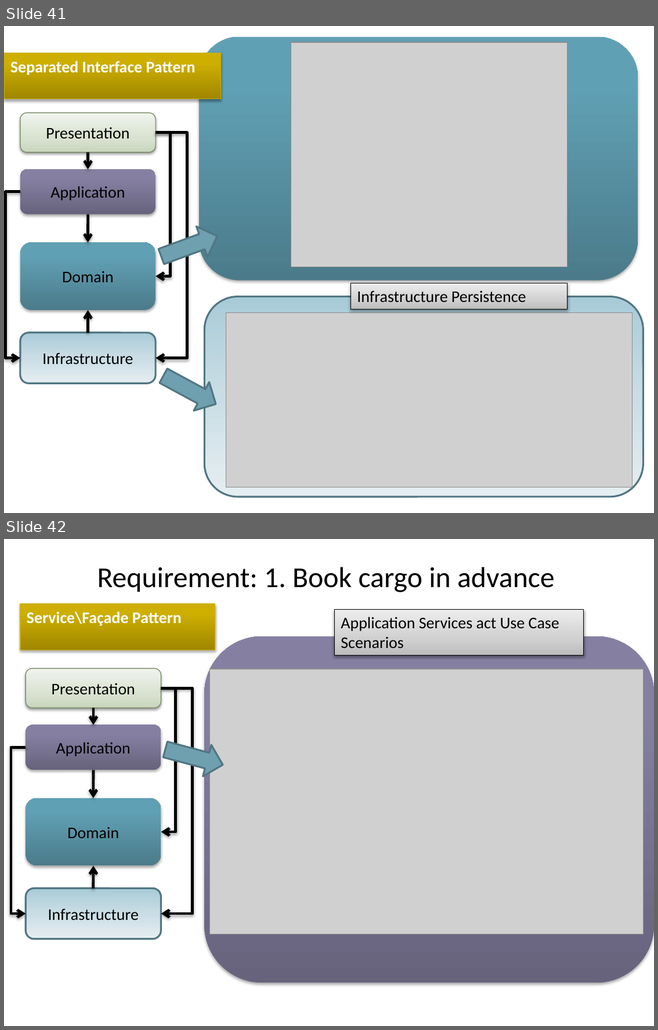
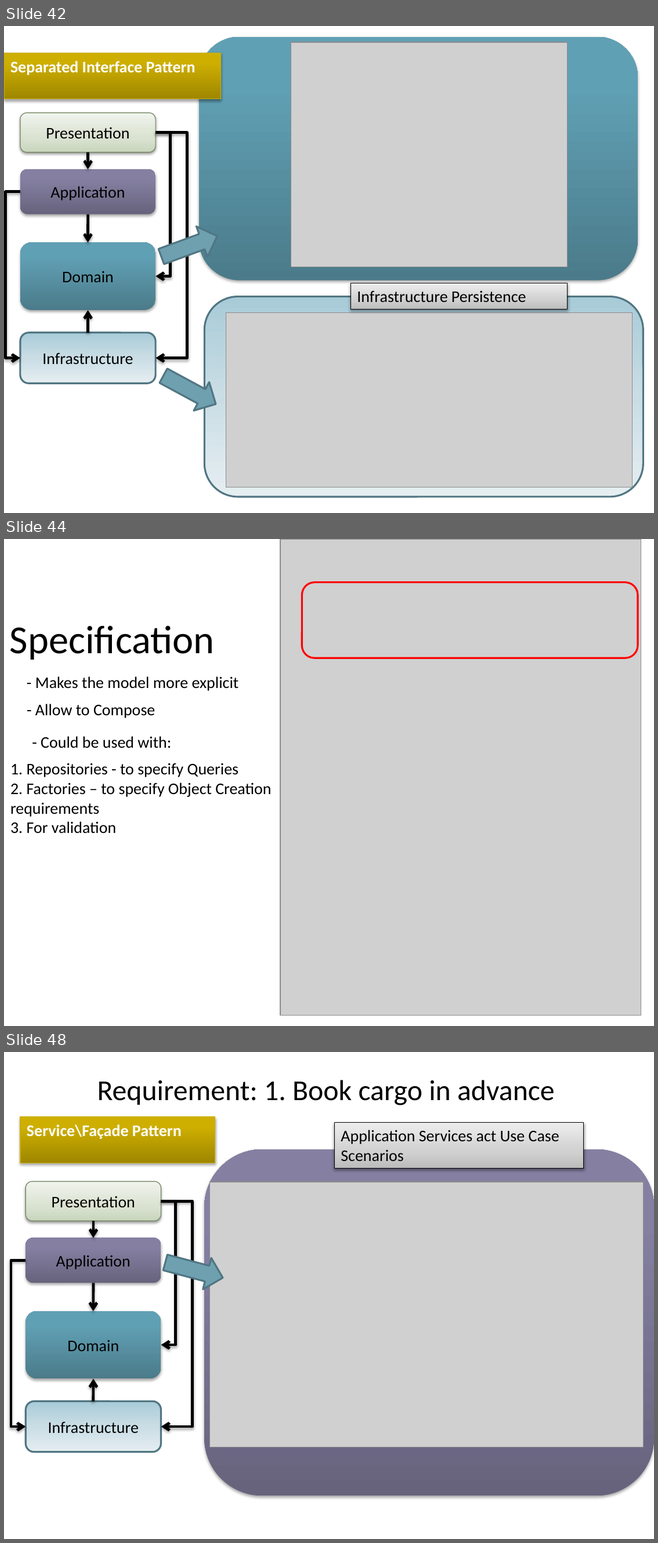
Before and after one commit to arturtv/dddpresentation, a slide deck: Domain-DrivenDesign.A.Trosin.pptx. Shown one above the other, each under a label of ours: slides 41 and 42 before the commit, slides 42, 44 and 48 after it; the slides between them are not shown. The pictures are 658x1030 and 658x1543 pixels, drawn with LibreOffice and Linux fonts; fonts in the diff are those of the drawing; grey boxes stand for pictures. Boxes give left, top, right and bottom in pixels: in the first picture for what was removed or moved away, otherwise in the second. Text is boxed around its words. In the diff, an @@ line names an element or a change of style, - is before the commit and + after.

```diff
--- a/Domain-DrivenDesign.A.Trosin.pptx
+++ b/Domain-DrivenDesign.A.Trosin.pptx
@@ slide 44 added at (4,539,654,1026), background #FFFFFF @@
@@ picture added at (280,539,641,1015) @@
@@ rounded rectangle added at (302,583,637,658), outline #FF0000 2 pt @@
@@ title added at (10,625,215,660), 44 pt, text #000000 @@
+Specification
@@ text added at (35,676,239,691), 18 pt, text #000000 @@
+- Makes the model more explicit
@@ text added at (35,704,155,718), 18 pt, text #000000 @@
+- Allow to Compose
@@ text added at (41,736,171,748), 18 pt, text #000000 @@
+- Could be used with:
@@ text added at (10,763,271,834), 18 pt, text #000000 @@
+1. Repositories - to specify Queries
+2. Factories – to specify Object Creation requirements
+3. For validation
@@ what was slide 41 is now slide 42 @@
@@ what was slide 42 is now slide 48 @@
```
Also in this commit, not shown: 2 slides changed, 12 other slides added, 1 slide removed.
